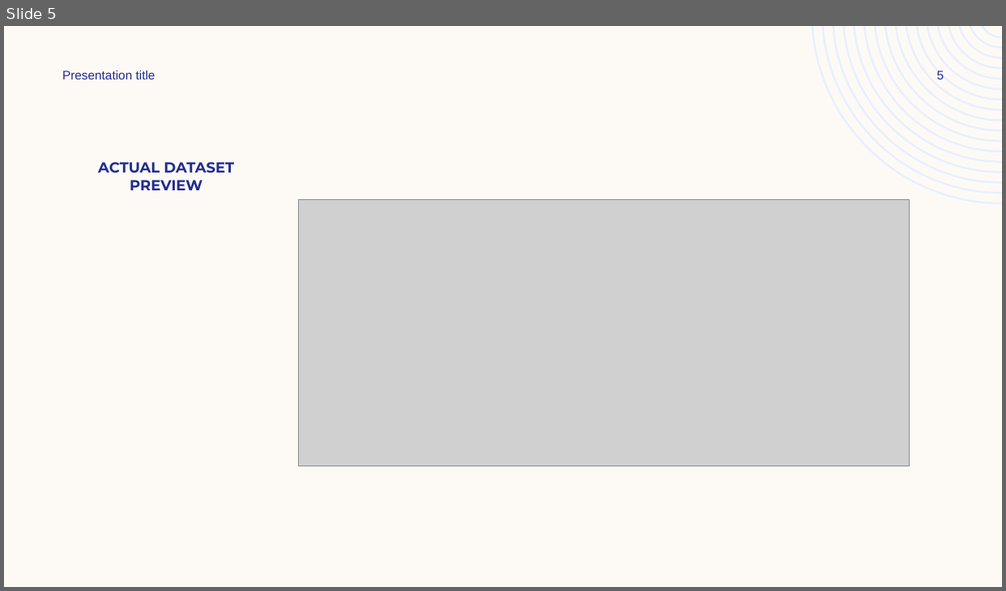
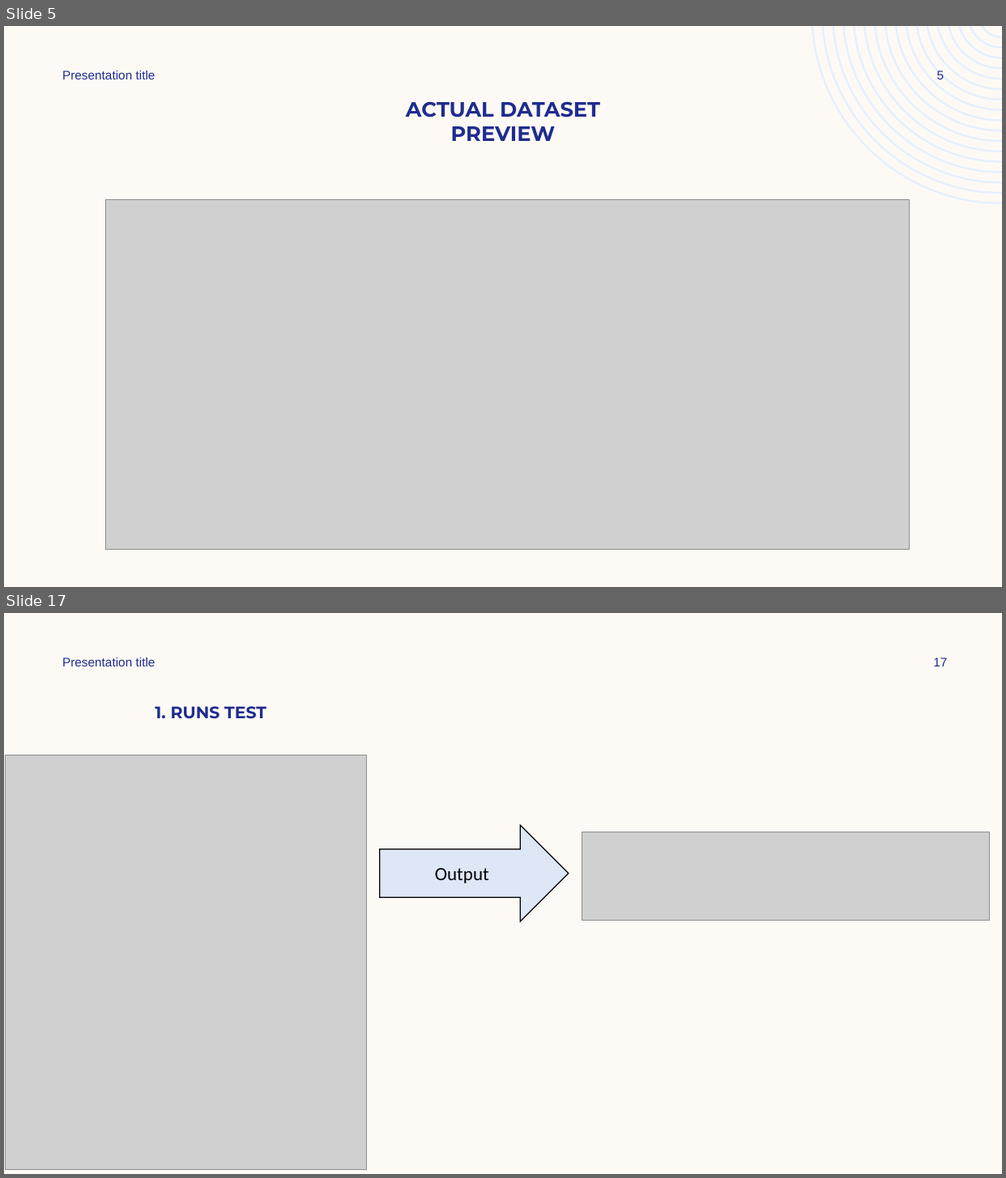
Before and after one commit to PratikKin/Statistics-Case-Study-Group-12, a slide deck: Diabetes/Statistics Case Study.pptx. Shown one above the other, each under a label of ours: slide 5 before the commit, slides 5 and 17 after it; the slides between them are not shown. The pictures are 1006x591 and 1006x1178 pixels, drawn with LibreOffice and Linux fonts; fonts in the diff are those of the drawing; grey boxes stand for pictures. Boxes give left, top, right and bottom in pixels: in the first picture for what was removed or moved away, otherwise in the second. Text is boxed around its words. In the diff, an @@ line names an element or a change of style, - is before the commit and + after.

```diff
--- a/Diabetes/Statistics Case Study.pptx
+++ b/Diabetes/Statistics Case Study.pptx
@@ slide 17 added at <box>4,613,1002,1174</box>, background #FDFAF6 @@
@@ text added at <box>62,658,155,666</box>, 12 pt, text #1F2C8F @@
+Presentation title
@@ page number added at <box>933,658,947,666</box>, 12 pt, text #1F2C8F @@
+17
@@ title added at <box>155,706,266,719</box>, 16 pt, text #1F2C8F, bold @@
+1. RUNS TEST
@@ picture added at <box>6,756,367,1170</box> @@
@@ right arrow added at <box>380,825,569,922</box>, fill #DDE7F6, outline #000000 1 pt, 18 pt, text #000000 @@
+Output
@@ picture added at <box>582,833,990,920</box> @@
@@ slide 5 changed as well @@
@@ title "ACTUAL DATASET PREVIEW": place and size @@
-title "ACTUAL DATASET PREVIEW" at <box>98,162,234,190</box>
+title "ACTUAL DATASET PREVIEW" at <box>406,101,600,141</box>
@@ title "ACTUAL DATASET PREVIEW" at <box>406,101,600,141</box>: size 14 to 20 pt @@
@@ picture: place and size @@
-picture at <box>298,199,909,466</box>
+picture at <box>106,199,909,550</box>
```
Also in this commit, not shown: 5 other slides changed, 26 other slides added, 2 slides removed, 22 other files.
